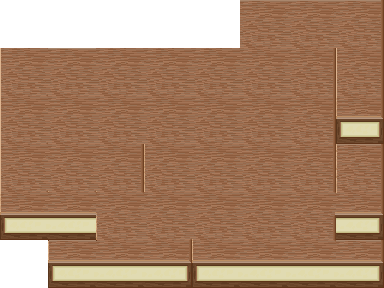
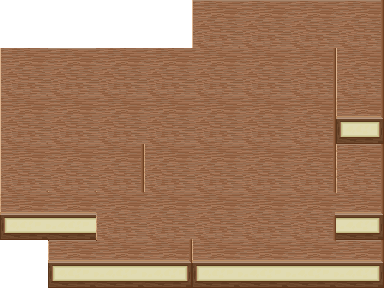
Two versions of the same layered image (384 × 288). Layer-by-layer changes:
pixels changed over [192, 0, 240, 48] (layer not identified)
